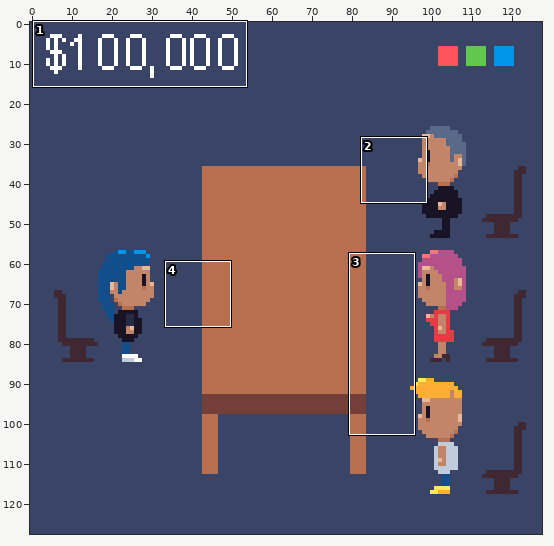
Two states of a pixel-art file, ld-45/Assets/Images/concept.aseprite. The picture above shows the old version from afar; the outline marks the close-up.
Close-up. As it was:
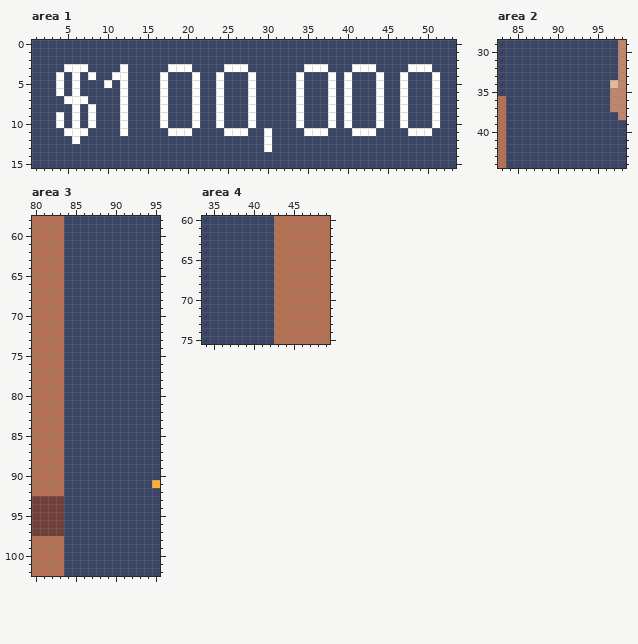
128x128 pixels, 1 frame. Shown: area 1: x 1..53, y 0..15; area 2: x 83..98, y 29..44; area 3: x 80..95, y 58..102; area 4: x 34..49, y 60..75. The commit also changed other parts of the picture, which this record leaves out.
The result:
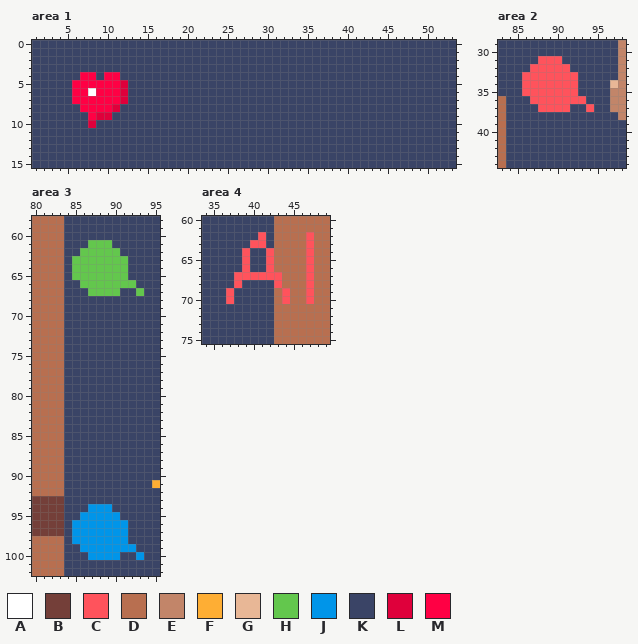
Palette (. is transparent): A #ffffff  B #743f39  C #ff535c  D #b86f50  E #c28569  F #feae34  G #e8b796  H #63c74d  J #0095e9  K #3a4466  L #df003b  M #ff0044
Change:
layer "texts" added
Changed rows in their new state; - is an unchanged pixel.
Area 1, layer "ui":
first column x 4:
 3 -KKK----K-----KKK----KKK-------KKK---KKK----KKK-
 4 K-KMM-MMK----K---K--K---K-----K---K-K---K--K---K
 5 K-MMMMMML----K---K--K---K-----K---K-K---K--K---K
 6 K-MMAMMML----K---K--K---K-----K---K-K---K--K---K
 7 -KMMMMMML----K---K--K---K-----K---K-K---K--K---K
 8 --KMMMMLK----K---K--K---K-----K---K-K---K--K---K
 9 K-K-MLL-K----K---K--K---K-----K---K-K---K--K---K
10 K-K-L---K----K---K--K---K-----K---K-K---K--K---K
11 -KKK----K-----KKK----KKK--K----KKK---KKK----KKK-
12 --K-----------------------K---------------------
13 --------------------------K---------------------
Area 2, layer "ui":
first column x 86:
31 --CCC----
32 -CCCCC---
33 CCCCCCC--
34 CCCCCCC--
35 CCCCCCC--
36 -CCCCCCC-
37 --CCCC--C
Area 3, layer "ui":
first column x 85:
 61 --HHH----
 62 -HHHHH---
 63 HHHHHHH--
 64 HHHHHHH--
 65 HHHHHHH--
 66 -HHHHHHH-
 67 --HHHH--H
first column x 85:
 94 --JJJ----
 95 -JJJJJ---
 96 JJJJJJJ--
 97 JJJJJJJ--
 98 JJJJJJJ--
 99 -JJJJJJJ-
100 --JJJJ--J
Area 4, layer "texts":
first column x 37:
62 ----C-----C
63 ---CC-----C
64 --C--C----C
65 --C--C----C
66 --C--C----C
67 -CCCCCC---C
68 -C----C---C
69 C------C--C
70 C------C--C
